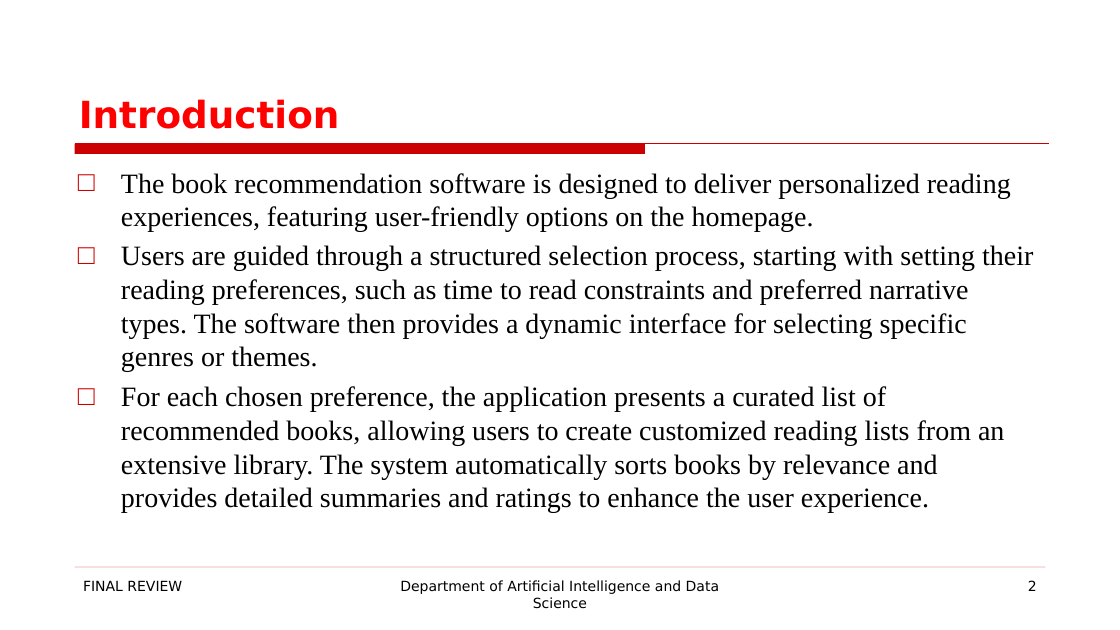
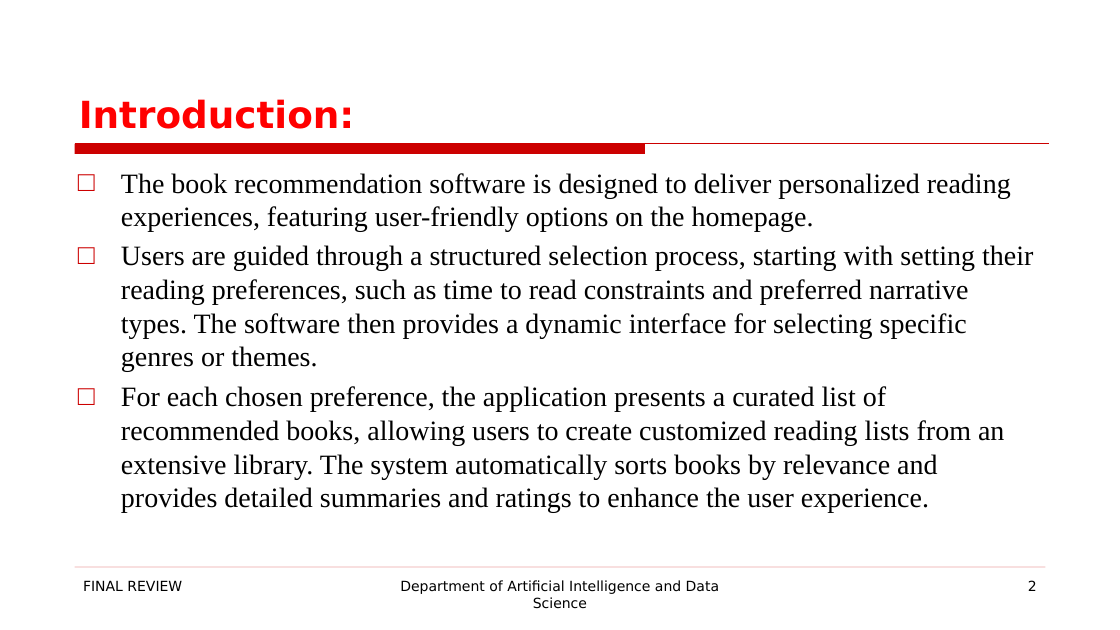
Before and after one commit to prasannak17/221801037_AD19541_SE, a slide deck: slide 2 of SE LAB EXAM PPT.pptx. Drawn at 1120x630 pixels with LibreOffice and Linux fonts; fonts in the diff are those of the drawing; background and template pictures are left out. Boxes give left, top, right and bottom in pixels: in the first picture for what was removed or moved away, otherwise in the second. Text is boxed around its words. In the diff, an @@ line names an element or a change of style, - is before the commit and + after.

```diff
--- a/SE LAB EXAM PPT.pptx
+++ b/SE LAB EXAM PPT.pptx
@@ title at box(79, 99, 355, 129): text changed @@
-Introduction
+Introduction:
```
Also in this commit, not shown: 16 other slides changed.
